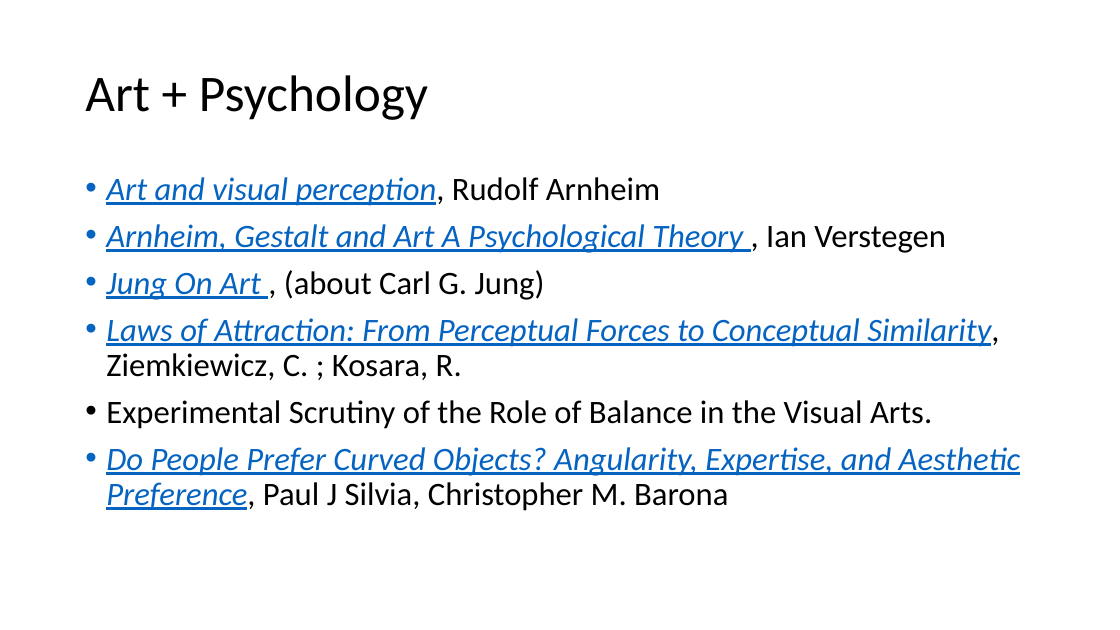
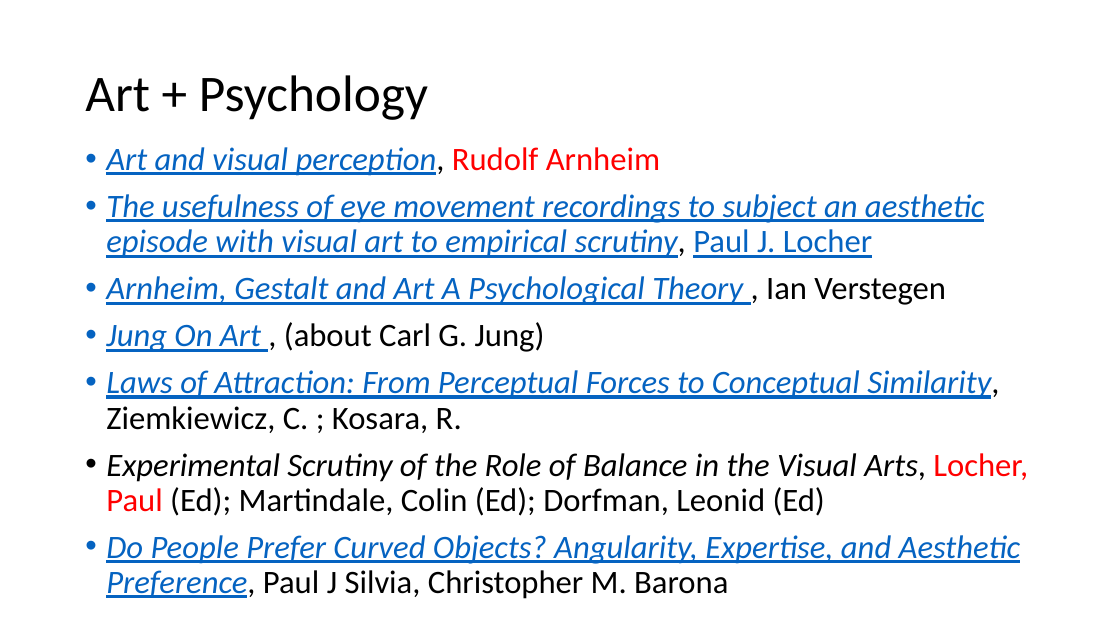
Before and after one commit to PatriciaXiao/Conclusion, a slide deck: slide 20 of Conclusion.pptx (slide 21 before the commit). Drawn at 1120x630 pixels with LibreOffice and Linux fonts; fonts in the diff are those of the drawing. Boxes give left, top, right and bottom in pixels: in the first picture for what was removed or moved away, otherwise in the second. Text is boxed around its words. In the diff, an @@ line names an element or a change of style, - is before the commit and + after.

Commit message:
11242015
Shape Done; new psychologist (Paul) that might have conducted useful
experiments was found.

```diff
--- a/Conclusion.pptx
+++ b/Conclusion.pptx
@@ text "Art and visual perception, Rudolf ...": place and size @@
-text "Art and visual perception, Rudolf ..." at [106, 177, 1021, 511]
+text "Art and visual perception, Rudolf ..." at [106, 147, 1028, 599]
@@ text at [106, 147, 660, 176]: text colour #000000 to #FF0000 in "Rudolf Arnheim" @@
@@ text at [106, 194, 985, 258]: paragraph added @@
+• The usefulness of eye movement recordings to subject an aesthetic episode with visual art to empirical scrutiny, Paul J. Locher
@@ text at [106, 453, 1028, 516]: text changed @@
-• Experimental Scrutiny of the Role of Balance in the Visual Arts.
+• Experimental Scrutiny of the Role of Balance in the Visual Arts, Locher, Paul (Ed); Martindale, Colin (Ed); Dorfman, Leonid (Ed)
```
Also in this commit, not shown: 1 other slide changed, 2 slides added, 3 slides removed, 3 other files.
